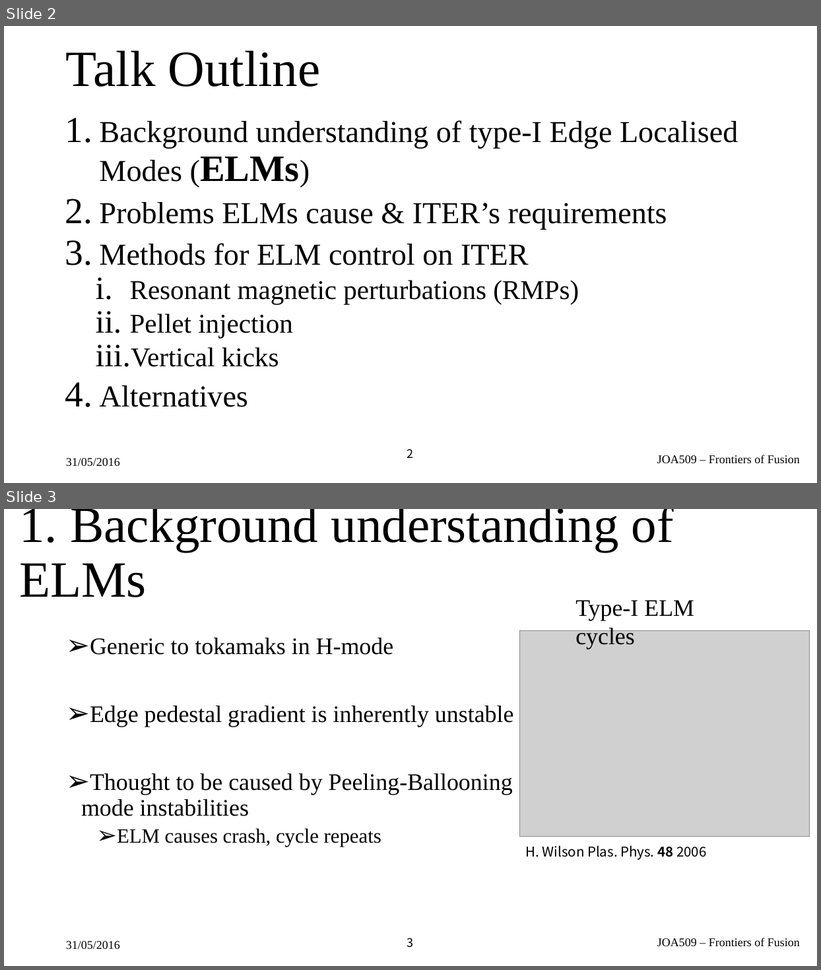
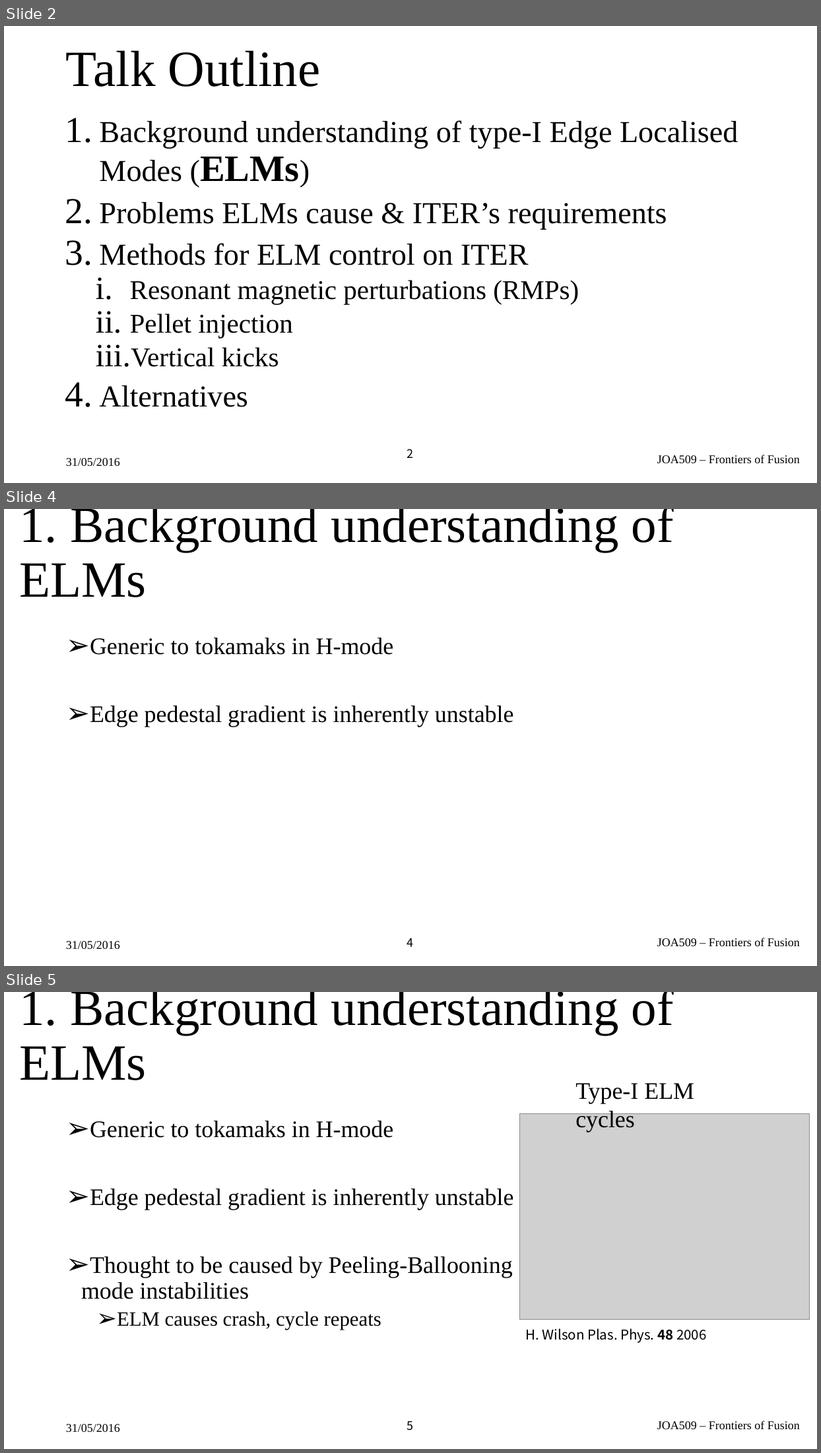
Before and after one commit to airdas/FFessay, a slide deck: Presentation/elmz_edit.pptx. Shown one above the other, each under a label of ours: slides 2 and 3 before the commit, slides 2, 4 and 5 after it; the slides between them are not shown. The pictures are 821x970 and 821x1453 pixels, drawn with LibreOffice and Linux fonts; fonts in the diff are those of the drawing; grey boxes stand for pictures; background and template pictures are left out. Boxes give left, top, right and bottom in pixels: in the first picture for what was removed or moved away, otherwise in the second. Text is boxed around its words. In the diff, an @@ line names an element or a change of style, - is before the commit and + after.

```diff
--- a/Presentation/elmz_edit.pptx
+++ b/Presentation/elmz_edit.pptx
@@ slide 4 added at [4, 509, 817, 966], background picture (left out) @@
@@ title added at [19, 509, 674, 597], 60 pt, text #000000 @@
+1. Background understanding of ELMs
@@ text added at [90, 638, 514, 727], 28 pt, text #000000 @@
+➢ Generic to tokamaks in H-mode
+➢ Edge pedestal gradient is inherently unstable
@@ text added at [66, 941, 120, 949], 14 pt, text #000000 @@
+31/05/2016
@@ page number added at [407, 938, 414, 947], 14 pt, text #000000 @@
+4
@@ text added at [657, 938, 800, 947], 14 pt, text #000000 @@
+JOA509 – Frontiers of Fusion
@@ what was slide 3 is now slide 5 @@
@@ page number at [407, 1421, 414, 1431]: text changed @@
-3
+5
```
Also in this commit, not shown: 2 slides changed, 8 other slides added, 1 other file.
